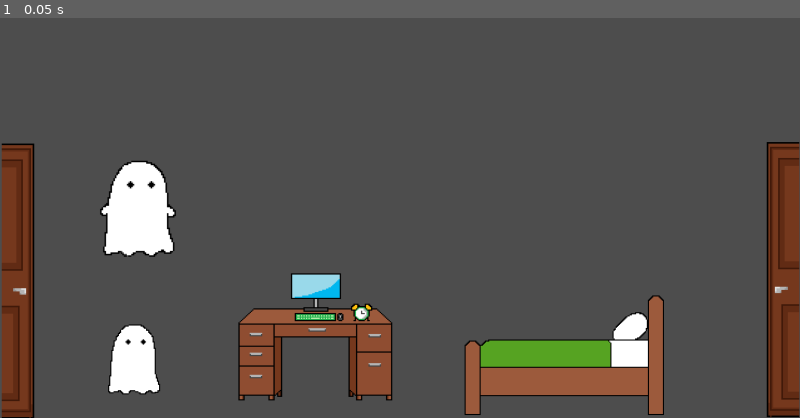
Above: before the commit, frame 1.
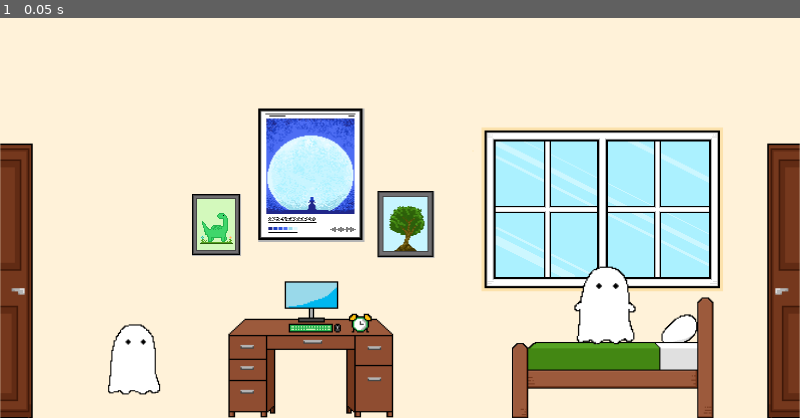
Above: after the commit, the same moment.

Repository: mlaflam/final-project
Game: Godot game, scene res://start.tscn
Two runs of this game, one before a commit and one after it. Both use one fixed random seed, a clock stepped at 60 frames per second and the inputs below. The project has no main scene, so this scene is started directly. The engine's default icon, where the game draws it, is replaced by a stand-in: a white triangle on a blue panel in a dark square.
Inputs:
- Up to frame 1 (0.05 s): no input

The runs differ from the first frame. In frame 1, 92% of the frame differs, in the area x 0-100%, y 0-100%.

Commit message:
Adding Background to first scene

Diff:
--- a/start.tscn
+++ b/start.tscn
@@ -3,15 +3,16 @@
 [ext_resource type="Texture2D" uid="uid://baeovav5xjslo" path="res://ghosties/ghost-1.png" id="1_hp63h"]
 [ext_resource type="Texture2D" uid="uid://brfqgrcn5u457" path="res://ghosties/ghost-4.png" id="2_8pa2l"]
 [ext_resource type="Texture2D" uid="uid://coifa26tg8myf" path="res://ghosties/ghost-6.png" id="3_qmbgj"]
-[ext_resource type="Texture2D" uid="uid://5wwyevqycu2w" path="res://bed-3.png" id="4_5l4sa"]
 [ext_resource type="Texture2D" uid="uid://cptojbphnwisy" path="res://desk.png" id="5_2b5l6"]
 [ext_resource type="Texture2D" uid="uid://cmieshyefu4q7" path="res://desk-2.png" id="6_4qpg3"]
+[ext_resource type="Texture2D" uid="uid://dscbglvdu1in4" path="res://background.png" id="7_pv8q0"]
 [ext_resource type="Texture2D" uid="uid://cfouj54bvqcej" path="res://desk-full.png" id="7_rprlb"]
-[ext_resource type="Texture2D" uid="uid://bpj7oe6cr206k" path="res://icon.svg" id="8_x2gqd"]
-[ext_resource type="Texture2D" uid="uid://dvbom360717jh" path="res://right-door.png" id="9_b6rpb"]
 [ext_resource type="Texture2D" uid="uid://doi4gbx045dro" path="res://door.png" id="10_lxej6"]
 [ext_resource type="Texture2D" uid="uid://bmyjfi5pxw2ft" path="res://door-right.png" id="11_h20xc"]
+[ext_resource type="Texture2D" uid="uid://bbw87yr4giy72" path="res://bed-new.png" id="11_wssnh"]
 [ext_resource type="Texture2D" uid="uid://qb81lbufmfo" path="res://door-left.png" id="12_usqpl"]
+
+[sub_resource type="CompressedTexture2D" id="CompressedTexture2D_ug4dj"]
 
 [node name="Ghost-1" type="Sprite2D"]
 position = Vector2(265, 685)
@@ -19,20 +20,15 @@
 texture = ExtResource("1_hp63h")
 
 [node name="Ghost-4" type="Sprite2D" parent="."]
-z_index = 1
-position = Vector2(10.1539, -284.906)
-scale = Vector2(1.37212, 1.37212)
+z_index = 2
+position = Vector2(872.31, -102.83)
+scale = Vector2(1.10842, 1.10842)
 texture = ExtResource("2_8pa2l")
 
 [node name="Ghost-6" type="Sprite2D" parent="."]
 visible = false
 position = Vector2(134, -198)
 texture = ExtResource("3_qmbgj")
-
-[node name="Bed-3" type="Sprite2D" parent="."]
-position = Vector2(803.077, -39.6226)
-scale = Vector2(0.989584, 0.989584)
-texture = ExtResource("4_5l4sa")
 
 [node name="Desk" type="Sprite2D" parent="."]
 visible = false
@@ -45,29 +41,29 @@
 texture = ExtResource("6_4qpg3")
 
 [node name="Desk-full" type="Sprite2D" parent="."]
-position = Vector2(417.231, -83.0189)
-scale = Vector2(1.15451, 1.09961)
+z_index = 1
+position = Vector2(414.463, -62.2641)
+scale = Vector2(1.23632, 1.17713)
 texture = ExtResource("7_rprlb")
 
 [node name="TextureRect" type="TextureRect" parent="."]
-visible = false
 z_index = -1
 anchors_preset = -1
-anchor_left = -0.186
-anchor_top = -3.259
-anchor_right = -0.186
-anchor_bottom = -3.259
-offset_left = -59.68
-offset_top = -72.15
-offset_right = 1089.32
-offset_bottom = 574.85
-texture = ExtResource("8_x2gqd")
+anchor_left = -1.529
+anchor_top = -3.78
+anchor_right = -1.529
+anchor_bottom = -3.78
+offset_left = -63.52
+offset_top = -81.0
+offset_right = 1416.48
+offset_bottom = 677.0
+texture = ExtResource("7_pv8q0")
+expand_mode = 2
 
 [node name="Right-door" type="Sprite2D" parent="."]
-visible = false
 position = Vector2(472.615, -84.9057)
 scale = Vector2(1.31385, 1.31385)
-texture = ExtResource("9_b6rpb")
+texture = SubResource("CompressedTexture2D_ug4dj")
 
 [node name="Door" type="Sprite2D" parent="."]
 visible = false
@@ -75,9 +71,13 @@
 texture = ExtResource("10_lxej6")
 
 [node name="Door-right" type="Sprite2D" parent="."]
-position = Vector2(1056.92, -97.1698)
+position = Vector2(1057.85, -94.3396)
 texture = ExtResource("11_h20xc")
 
 [node name="Door-left" type="Sprite2D" parent="."]
-position = Vector2(-67.3846, -94.3396)
+position = Vector2(-70.1541, -94.3396)
 texture = ExtResource("12_usqpl")
+
+[node name="Bed-new" type="Sprite2D" parent="."]
+position = Vector2(892.618, -34.9057)
+texture = ExtResource("11_wssnh")
Binary file added: background.png
Not shown, changed: background.png.import
Binary file removed: bed-2.png
Binary file added: bed-new.png
Not shown, changed: bed-new.png.import
Binary file removed: bed.png
Binary file added: bg.png
Not shown, changed: bg.png.import
Binary file added: bg2.png
Not shown, changed: bg2.png.import
Binary file removed: pixil-frame-0.png
Binary file removed: right-door.png
